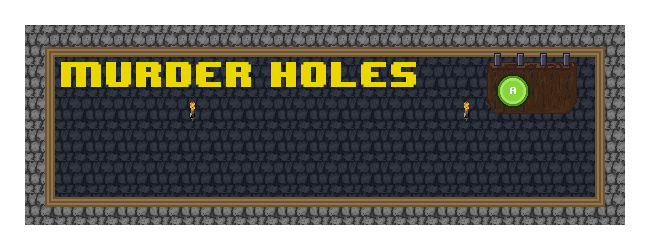
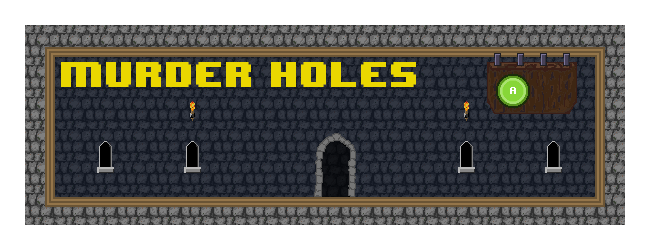
Before/after of a 650 × 250 layered artwork. What changed in the layer stack:
added group "All Rooms" with 11 layers above "Room Labels" over box(97, 133, 562, 197)
added layer "Layer 4" (36%) in group "All Rooms" over box(321, 141, 350, 197)
added layer "stairs" in group "All Rooms" over box(314, 133, 356, 197)
added group "Murder Holes" with 6 layers above "wood walls" over box(97, 133, 562, 173)
added group "windows" with 4 layers in group "Murder Holes" over box(97, 141, 562, 173)
added layer "window" (1st of 5, in "Murder Holes" › "windows") in group "windows" over box(97, 141, 114, 173)
added layer "window" (2nd of 5, in "Murder Holes" › "windows") in group "windows" over box(184, 141, 201, 173)
added layer "window" (3rd of 5, in "Murder Holes" › "windows") in group "windows" over box(458, 141, 475, 173)
added layer "window" (4th of 5, in "Murder Holes" › "windows") in group "windows" over box(545, 141, 562, 173)
